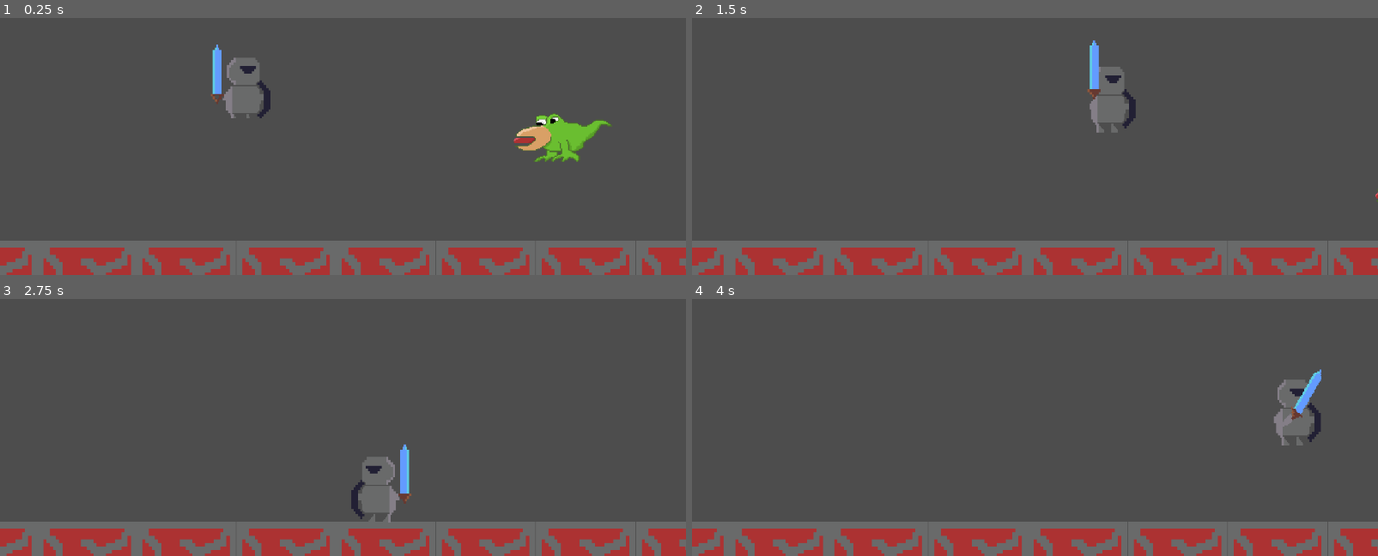
Above: before the commit, frames 1-4 (two rows, left to right).
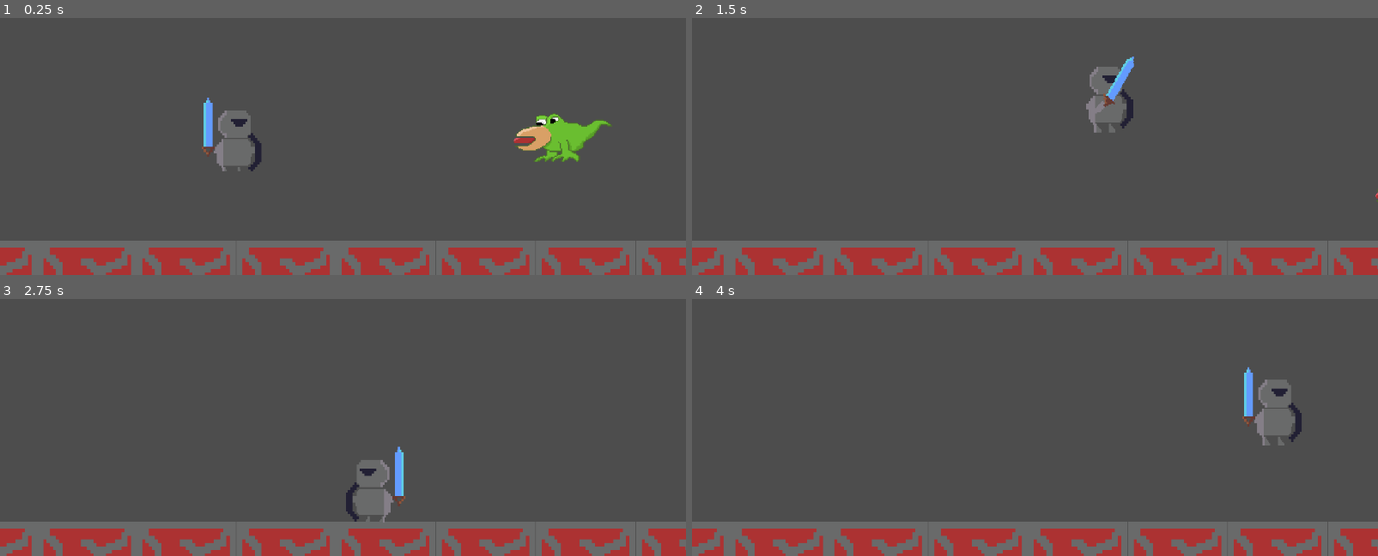
Above: after the commit, the same moments.

Repository: icarosun/the_gem_knight
Game: Godot game, scene res://node_2d.tscn
The game is run twice, just before and just after one commit, with the same random seed, the same clock (stepped at 60 frames per second) and the same inputs.
Inputs:
- Up to frame 1 (0.25 s): no input
- Up to frame 2 (1.5 s): tap Enter (ui_accept) at 0.5 s; hold Right (move_right) from 0.53 s (still down); tap Q (fight) at 0.6, 1.35 s; tap Space (jump) at 0.77 s
- Up to frame 3 (2.75 s): tap Space (jump) at 1.52 s; release Right (move_right) at 2.03 s; hold Left (move_left) from 2.03 s (still down); tap Q (fight) at 2.1 s
- Up to frame 4 (4 s): release Left (move_left) at 2.78 s; hold Right (move_right) from 2.78 s (still down); tap Q (fight) at 2.85, 3.6 s; tap Space (jump) at 3.02, 3.77 s

The runs differ from the first frame. In frame 1, 2.7% of the frame differs, in the area x 29-40%, y 10-60%; in frame 2, 0.9%; in frame 3, 1.2%; in frame 4, 1.9%.

Commit message:
create sword hit left

Diff:
--- a/node_2d.tscn
+++ b/node_2d.tscn
@@ -13,29 +13,29 @@
 [sub_resource type="RectangleShape2D" id="RectangleShape2D_yciqq"]
 size = Vector2(104, 135)
 
+[sub_resource type="AtlasTexture" id="AtlasTexture_c2g05"]
+atlas = ExtResource("3_cbplk")
+region = Rect2(97, 0, 97, 97)
+
+[sub_resource type="AtlasTexture" id="AtlasTexture_1r8ah"]
+atlas = ExtResource("3_cbplk")
+region = Rect2(194, 0, 97, 97)
+
+[sub_resource type="AtlasTexture" id="AtlasTexture_qmsck"]
+atlas = ExtResource("3_cbplk")
+region = Rect2(291, 0, 97, 97)
+
+[sub_resource type="AtlasTexture" id="AtlasTexture_30ft7"]
+atlas = ExtResource("3_cbplk")
+region = Rect2(388, 0, 97, 97)
+
+[sub_resource type="AtlasTexture" id="AtlasTexture_x704b"]
+atlas = ExtResource("3_cbplk")
+region = Rect2(485, 0, 97, 97)
+
 [sub_resource type="AtlasTexture" id="AtlasTexture_d7fjn"]
 atlas = ExtResource("3_cbplk")
 region = Rect2(0, 0, 97, 97)
-
-[sub_resource type="AtlasTexture" id="AtlasTexture_c2g05"]
-atlas = ExtResource("3_cbplk")
-region = Rect2(97, 0, 97, 97)
-
-[sub_resource type="AtlasTexture" id="AtlasTexture_1r8ah"]
-atlas = ExtResource("3_cbplk")
-region = Rect2(194, 0, 97, 97)
-
-[sub_resource type="AtlasTexture" id="AtlasTexture_qmsck"]
-atlas = ExtResource("3_cbplk")
-region = Rect2(291, 0, 97, 97)
-
-[sub_resource type="AtlasTexture" id="AtlasTexture_30ft7"]
-atlas = ExtResource("3_cbplk")
-region = Rect2(388, 0, 97, 97)
-
-[sub_resource type="AtlasTexture" id="AtlasTexture_x704b"]
-atlas = ExtResource("3_cbplk")
-region = Rect2(485, 0, 97, 97)
 
 [sub_resource type="AtlasTexture" id="AtlasTexture_npdns"]
 atlas = ExtResource("4_kt7bg")
@@ -60,9 +60,6 @@
 [sub_resource type="SpriteFrames" id="SpriteFrames_20s3q"]
 animations = [{
 "frames": [{
-"duration": 1.0,
-"texture": SubResource("AtlasTexture_d7fjn")
-}, {
 "duration": 1.0,
 "texture": SubResource("AtlasTexture_c2g05")
 }, {
@@ -83,7 +80,7 @@
 }],
 "loop": false,
 "name": &"attack",
-"speed": 10.0
+"speed": 20.0
 }, {
 "frames": [{
 "duration": 1.0,
@@ -106,8 +103,8 @@
 "speed": 10.0
 }]
 
-[sub_resource type="CircleShape2D" id="CircleShape2D_w2lhx"]
-radius = 51.2445
+[sub_resource type="RectangleShape2D" id="RectangleShape2D_beka3"]
+size = Vector2(56, 68)
 
 [node name="Node2D" type="Node2D"]
 position = Vector2(322, 123)
@@ -160,9 +157,10 @@
 texture = ExtResource("3_i6g10")
 
 [node name="knight" type="CharacterBody2D" parent="."]
+position = Vector2(-15, 89)
 script = ExtResource("2_604b5")
 
-[node name="CollisionShape2D" type="CollisionShape2D" parent="knight"]
+[node name="collision_knight" type="CollisionShape2D" parent="knight"]
 position = Vector2(82, 165.5)
 shape = SubResource("RectangleShape2D_yciqq")
 
@@ -172,19 +170,34 @@
 sprite_frames = SubResource("SpriteFrames_20s3q")
 animation = &"attack"
 autoplay = "idle"
-frame = 6
+frame = 5
 frame_progress = 1.0
 centered = false
+
+[node name="AttackcollisionRight" type="Area2D" parent="knight"]
+
+[node name="sword_right" type="CollisionShape2D" parent="knight/AttackcollisionRight"]
+position = Vector2(165, 172)
+shape = SubResource("RectangleShape2D_beka3")
+disabled = true
+
+[node name="AttackcollisionLeft" type="Area2D" parent="knight"]
+
+[node name="sword_left" type="CollisionShape2D" parent="knight/AttackcollisionLeft"]
+position = Vector2(-3, 172)
+shape = SubResource("RectangleShape2D_beka3")
+disabled = true
 
 [node name="iguana" type="CharacterBody2D" parent="."]
 position = Vector2(616, 263)
 script = ExtResource("5_jct4s")
 
-[node name="CollisionShape2D" type="CollisionShape2D" parent="iguana"]
-position = Vector2(7, -6)
-shape = SubResource("CircleShape2D_w2lhx")
+[node name="collision_iguana" type="CollisionPolygon2D" parent="iguana"]
+polygon = PackedVector2Array(14, -13, 70, -21, 36, 45, -44, 44, -24, 20, -74, 14, -67, -11, -38, -18, -37, -33, -5, -36, 30, -22)
 
 [node name="Sprite2D" type="Sprite2D" parent="iguana"]
 position = Vector2(3.99998, -38)
 scale = Vector2(1.765, 1.61)
 texture = ExtResource("5_gjmro")
+
+[connection signal="animation_finished" from="knight/AnimatedSprite2D" to="knight" method="_on_animated_sprite_2d_animation_finished"]
--- a/scripts/player.gd
+++ b/scripts/player.gd
@@ -6,7 +6,7 @@
 @onready var animated_sprite = $AnimatedSprite2D
 
 var is_attacking = false
-var attack_animation_playing = false  # Flag para saber se a animação de ataque está tocando
+var sword_hit
 
 func _physics_process(delta: float) -> void:
 	# Add the gravity.
@@ -28,29 +28,23 @@
 	if direction > 0:
 		animated_sprite.flip_h = false
 		animated_sprite.position.x = direction * 28
+		sword_hit = $AttackcollisionRight/sword_right
 	elif direction < 0:
 		animated_sprite.flip_h = true
 		animated_sprite.position.x = direction * 45
+		sword_hit = $AttackcollisionLeft/sword_left
 
-	# Verifica se o personagem iniciou o ataque
-	if Input.is_action_just_pressed("fight") and not is_attacking and not attack_animation_playing:
-		is_attacking = true
-		attack_animation_playing = true  # Marca que a animação de ataque começou
-
-	# Se o personagem não está atacando, usa a animação idle
-	if !is_attacking and animated_sprite.animation != "idle":
+	if is_attacking == false:
 		animated_sprite.play("idle")
 
-	# Se o personagem está atacando, usa a animação de ataque
-	if is_attacking and animated_sprite.animation != "attack":
+	if Input.is_action_just_pressed("fight"):
 		animated_sprite.play("attack")
-
-	# Quando a animação de ataque terminar, volta para idle
-	if animated_sprite.animation == "attack" and not attack_animation_playing:
-		is_attacking = false
-
-	# Controla a flag de animação de ataque
-	if animated_sprite.animation == "attack" and animated_sprite.is_playing() == false:
-		attack_animation_playing = false
+		sword_hit.disabled = false
+		is_attacking = true
 
 	move_and_slide()
+
+func _on_animated_sprite_2d_animation_finished() -> void:
+	if animated_sprite.animation == "attack":
+		sword_hit.disabled = true
+		is_attacking = false
